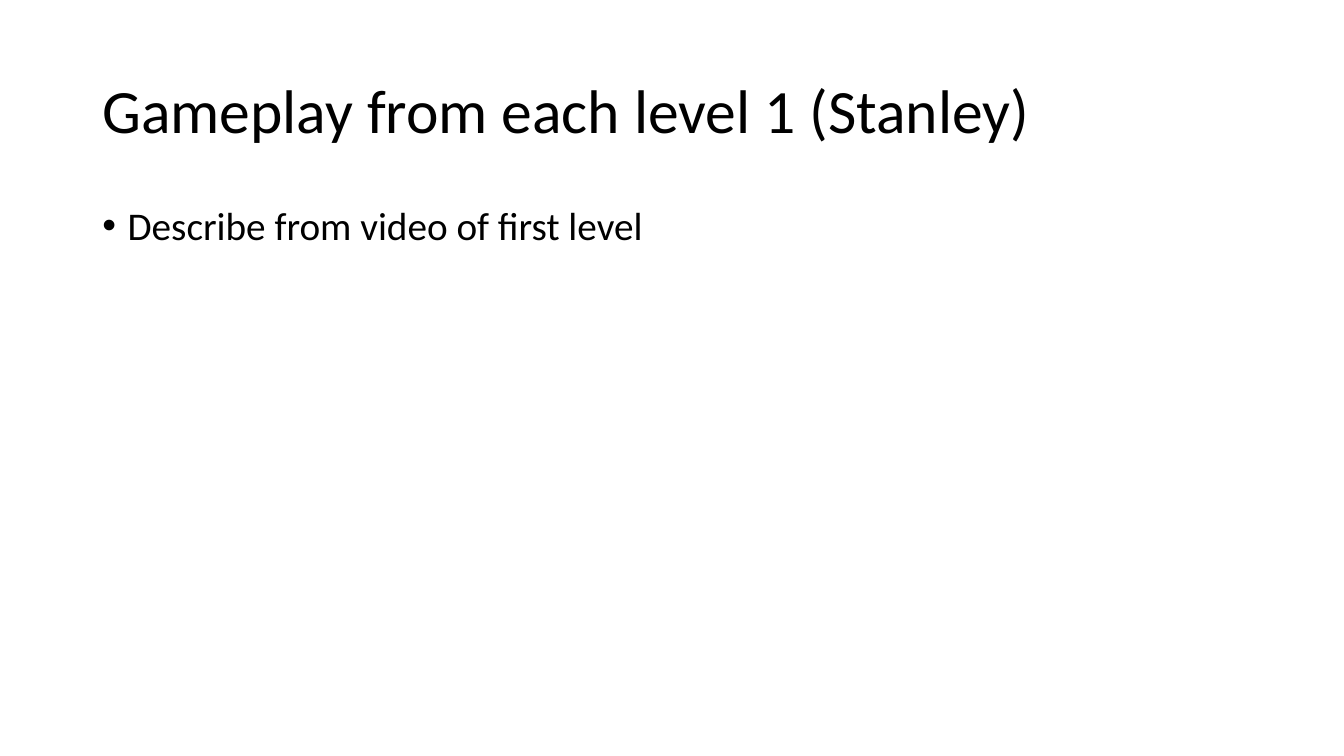
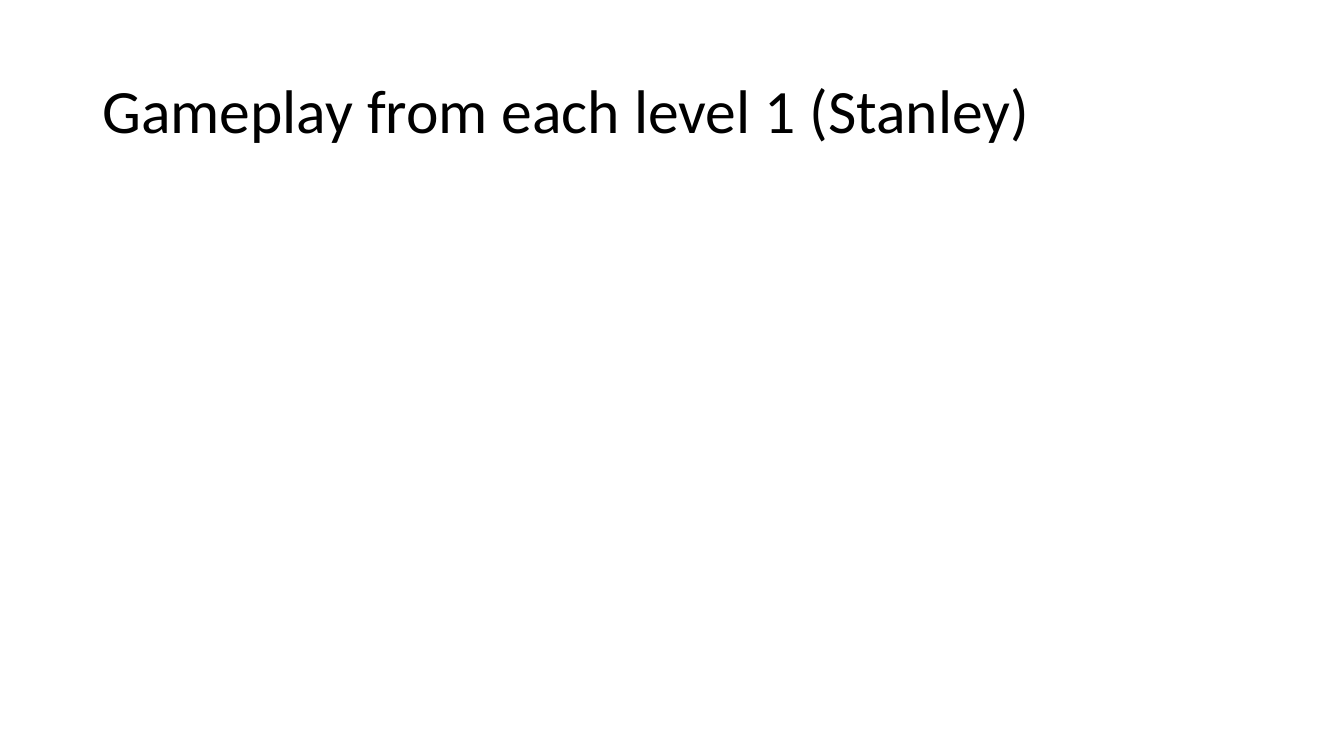
Before and after one commit to DannyStanley/TDEMO-, a slide deck: slide 4 of Video Presentation V2.pptx. Drawn at 1344x756 pixels with LibreOffice and Linux fonts; fonts in the diff are those of the drawing. Boxes give left, top, right and bottom in pixels: in the first picture for what was removed or moved away, otherwise in the second. Text is boxed around its words. In the diff, an @@ line names an element or a change of style, - is before the commit and + after.

```diff
--- a/Video Presentation V2.pptx
+++ b/Video Presentation V2.pptx
@@ text removed at <box>128,212,642,241</box> @@
-• Describe from video of first level
```
Also in this commit, not shown: 7 other slides changed, 1 slide removed.
